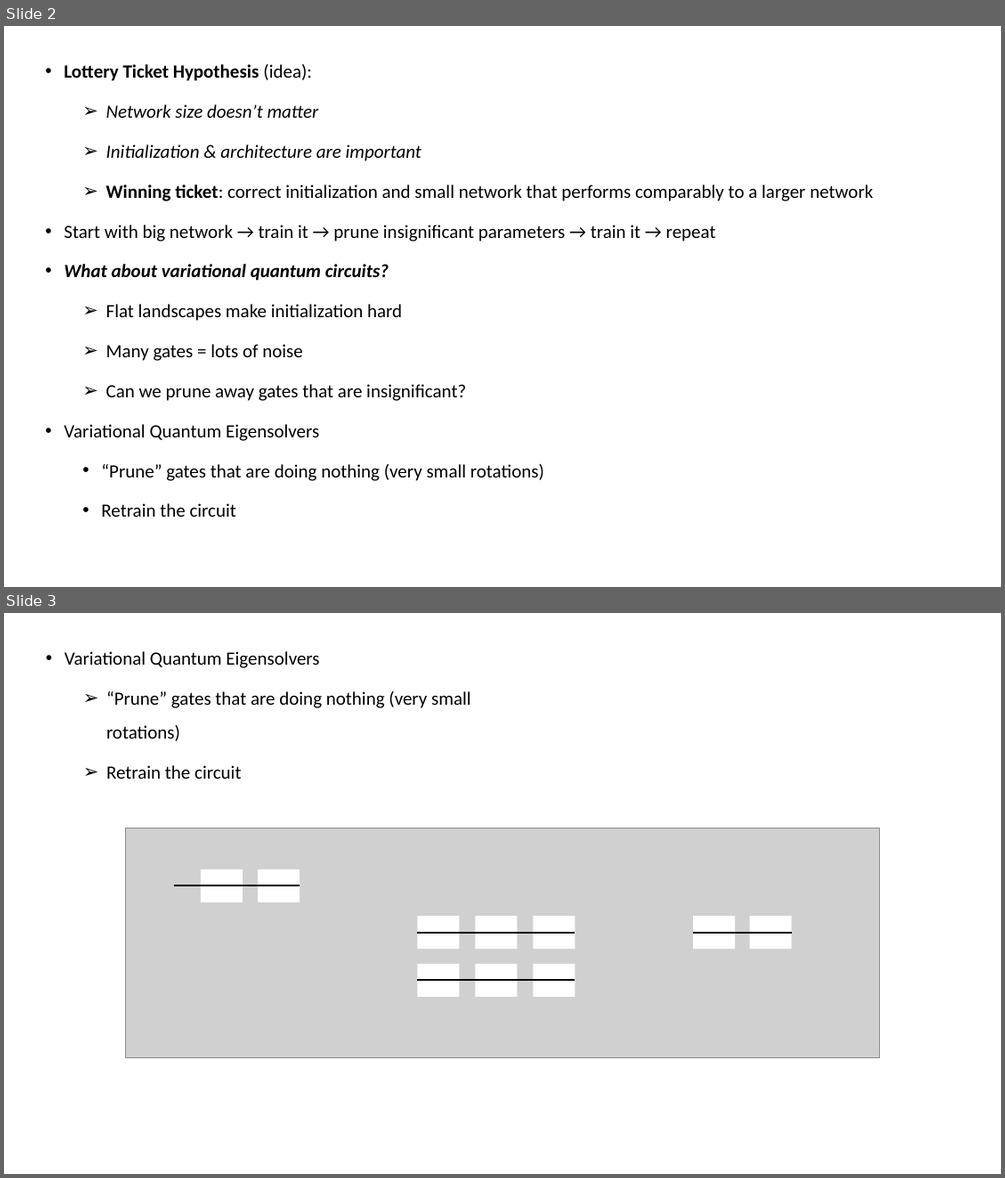
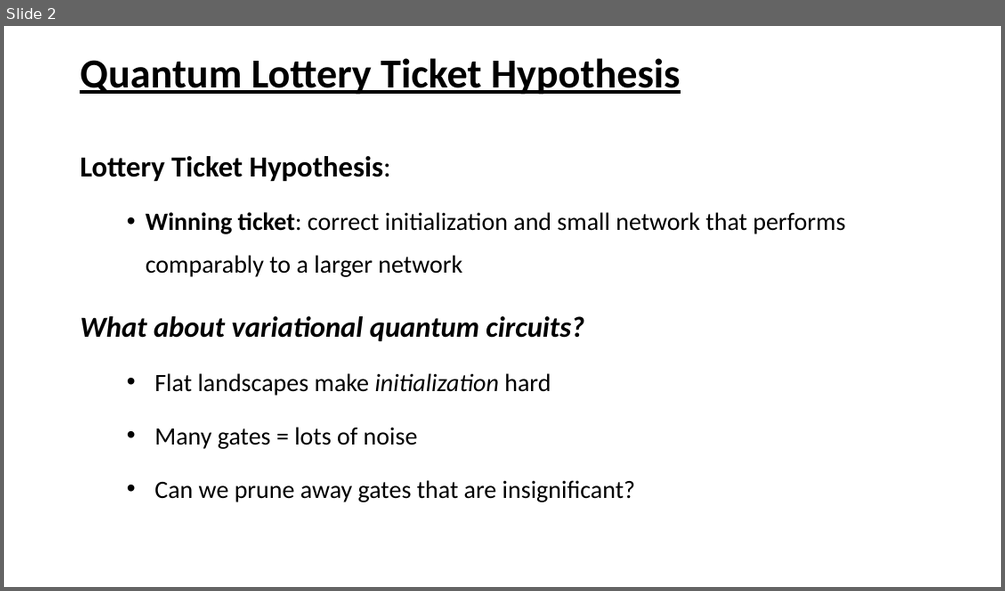
Before and after one commit to Roger-luo/TicketToRide.jl, a slide deck: presentation/QHACK2019.pptx. Shown one above the other, each under a label of ours: slides 2 and 3 before the commit, slide 2 after it. The pictures are 1005x1178 and 1005x591 pixels, drawn with LibreOffice and Linux fonts; fonts in the diff are those of the drawing; grey boxes stand for pictures. Boxes give left, top, right and bottom in pixels: in the first picture for what was removed or moved away, otherwise in the second. Text is boxed around its words. In the diff, an @@ line names an element or a change of style, - is before the commit and + after.

```diff
--- a/presentation/QHACK2019.pptx
+++ b/presentation/QHACK2019.pptx
@@ slide 3 removed at [4, 613, 1001, 1174], background #FFFFFF @@
@@ text removed at [65, 651, 471, 779] @@
-• Variational Quantum Eigensolvers
-  ➢ “Prune” gates that are doing nothing (very small rotations)
-  ➢ Retrain the circuit
@@ picture removed at [125, 827, 879, 1058] @@
@@ rectangle removed at [201, 869, 243, 902] @@
@@ rectangle removed at [259, 869, 300, 902] @@
@@ line removed from (174, 885) to (300, 885) @@
@@ rectangle removed at [418, 916, 460, 949] @@
@@ rectangle removed at [475, 916, 517, 949] @@
@@ rectangle removed at [534, 916, 575, 949] @@
@@ rectangle removed at [694, 916, 736, 949] @@
@@ rectangle removed at [750, 916, 792, 949] @@
@@ line removed from (418, 933) to (575, 933) @@
@@ line removed from (694, 933) to (792, 933) @@
@@ rectangle removed at [418, 964, 460, 997] @@
@@ line removed from (418, 980) to (575, 980) @@
@@ rectangle removed at [475, 964, 517, 997] @@
@@ rectangle removed at [534, 964, 575, 997] @@
@@ slide 2 changed as well @@
@@ title added at [80, 58, 680, 95], 39.6 pt, text #000000, bold, underline @@
+Quantum Lottery Ticket Hypothesis
@@ text "Lottery Ticket Hypothesis:": place and size @@
-text "Lottery Ticket Hypothesis:" at [64, 64, 873, 516]
+text "Lottery Ticket Hypothesis:" at [80, 156, 845, 502]
@@ text "Lottery Ticket Hypothesis:" at [80, 156, 845, 502]: vertical alignment middle to top @@
@@ text at [80, 156, 391, 181]: text changed; size 18 to 28 pt; bold on; italic off @@
-• Lottery Ticket Hypothesis (idea):
-  ➢ Network size doesn’t matter
-  ➢ Initialization & architecture are important
+Lottery Ticket Hypothesis:
@@ text at [80, 212, 845, 502]: size 18 to 24 pt in "Winning ticket: correct initialization and small network ...", "Flat landscapes make initialization hard", "Many gates = lots of noise", "Can we prune away gates that are ..."; size 18 to 28 pt in "What about variational quantum circuits?"; italic on in "initialization"; bullet ➢ to •; line spacing 1.5 to 1.4; more space between paragraphs; bullet • to none @@
@@ text at [64, 224, 716, 241]: paragraph removed @@
-• Start with big network → train it → prune insignificant parameters → train it → repeat
@@ text at [64, 424, 544, 516]: paragraphs removed @@
-• Variational Quantum Eigensolvers
-  • “Prune” gates that are doing nothing (very small rotations)
-  • Retrain the circuit
```
Also in this commit, not shown: 1 other slide changed, 2 slides added, 1 other slide removed.
